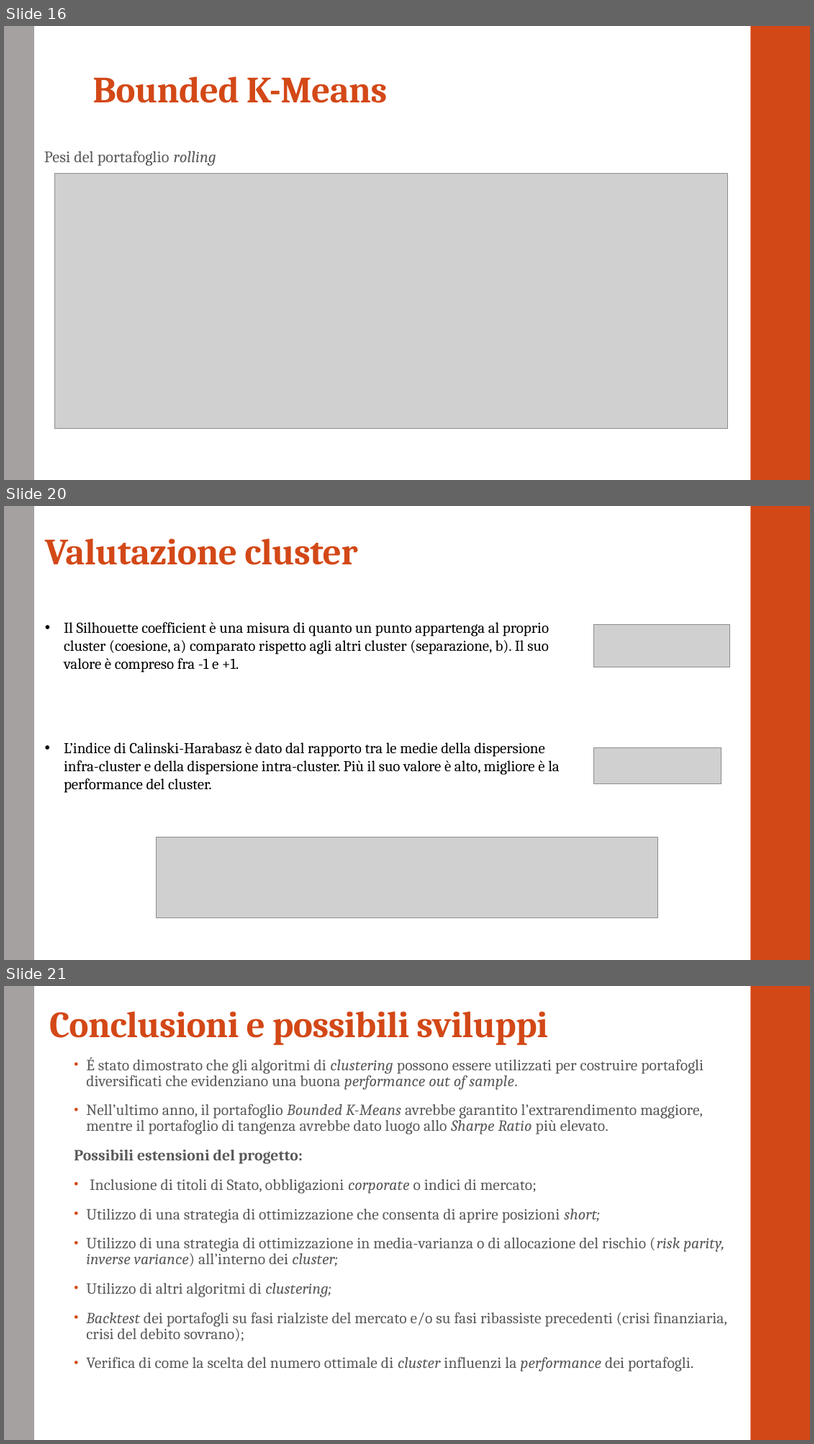
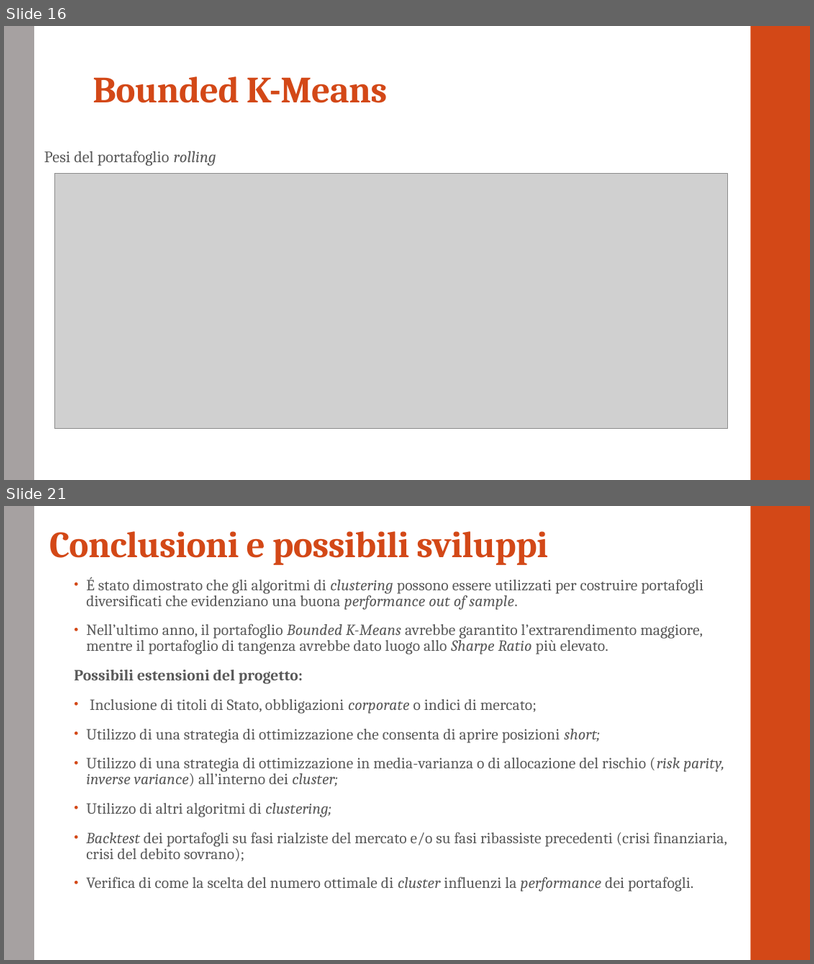
Before and after one commit to GiadaV/PROGETTO-PYTHON, a slide deck: presentazione.pptx. Shown one above the other, each under a label of ours: slides 16, 20 and 21 before the commit, slides 16 and 21 after it; the slides between them are not shown. The pictures are 814x1444 and 814x964 pixels, drawn with LibreOffice and Linux fonts; fonts in the diff are those of the drawing; grey boxes stand for pictures. Boxes give left, top, right and bottom in pixels: in the first picture for what was removed or moved away, otherwise in the second. Text is boxed around its words. In the diff, an @@ line names an element or a change of style, - is before the commit and + after.

```diff
--- a/presentazione.pptx
+++ b/presentazione.pptx
@@ slide 20 removed at <box>4,506,810,960</box>, background #FFFFFF; not listed: 2 template elements that a slide beside it also shows @@
@@ title removed at <box>45,538,358,565</box> @@
-Valutazione cluster
@@ text removed at <box>64,622,549,672</box> @@
-• Il Silhouette coefficient è una misura di quanto un punto appartenga al proprio cluster (coesione, a) comparato rispetto agli altri cluster (separazione, b). Il suo valore è compreso fra -1 e +1.
@@ picture removed at <box>594,624,730,667</box> @@
@@ text removed at <box>64,742,560,793</box> @@
-• L’indice di Calinski-Harabasz è dato dal rapporto tra le medie della dispersione infra-cluster e della dispersione intra-cluster. Più il suo valore è alto, migliore è la performance del cluster.
@@ picture removed at <box>594,748,721,784</box> @@
@@ picture removed at <box>157,837,658,918</box> @@
```
Also in this commit, not shown: 4 slides changed, 4 slides added, 3 other slides removed.
